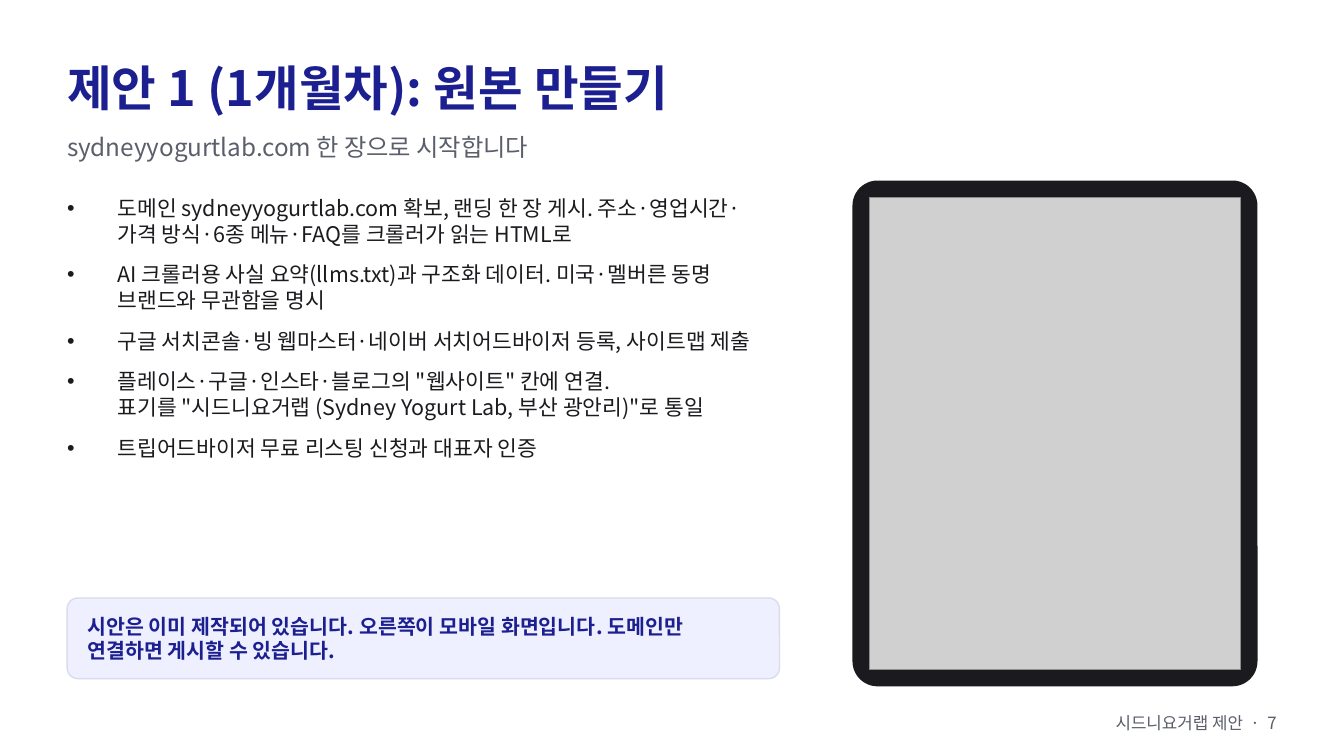
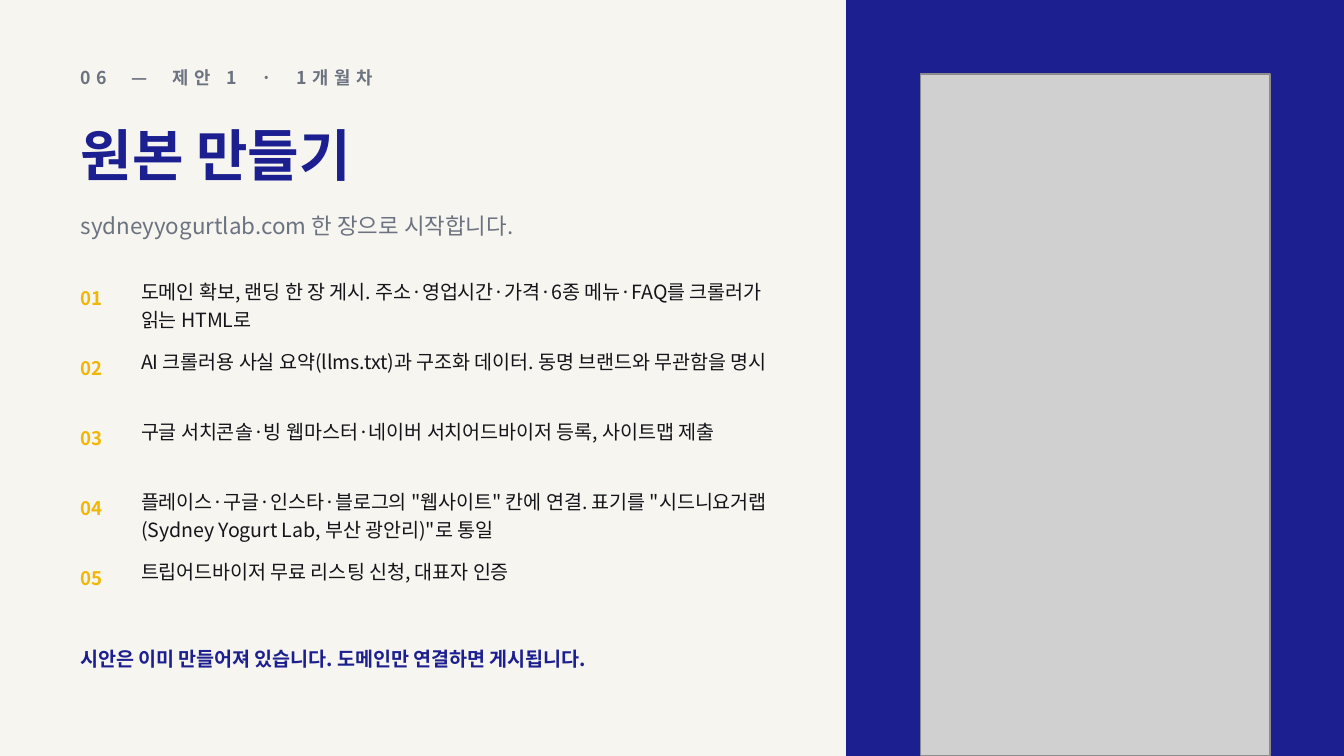
Before and after one commit to severaljama-hue/advertising-agency, a slide deck: slide 7 of docs/sydney-yogurt-lab/proposal.pptx. Drawn at 1344x756 pixels with LibreOffice and Linux fonts; fonts in the diff are those of the drawing; grey boxes stand for pictures. Boxes give left, top, right and bottom in pixels: in the first picture for what was removed or moved away, otherwise in the second. Text is boxed around its words. In the diff, an @@ line names an element or a change of style, - is before the commit and + after.

```diff
--- a/docs/sydney-yogurt-lab/proposal.pptx
+++ b/docs/sydney-yogurt-lab/proposal.pptx
@@ background #FFFFFF to #F7F5F0 @@
@@ rectangle added at box(847, 0, 1344, 755), fill #1C1F8F, outline #1C1F8F 1 pt @@
@@ text at box(81, 69, 373, 86): text changed; size 26 to 9.5 pt; text colour #1C1F8F to #6B7280 @@
-제안 1 (1개월차): 원본 만들기
+06 — 제안 1 · 1개월차
@@ picture: place and size @@
-picture at box(870, 198, 1241, 669)
+picture at box(921, 74, 1270, 755)
@@ text added at box(81, 129, 350, 181), 30 pt, text #1C1F8F, bold @@
+원본 만들기
@@ text removed at box(118, 198, 751, 458) @@
-• 도메인 sydneyyogurtlab.com 확보, 랜딩 한 장 게시. 주소·영업시간·가격 방식·6종 메뉴·FAQ를 크롤러가 읽는 HTML로
-• AI 크롤러용 사실 요약(llms.txt)과 구조화 데이터. 미국·멜버른 동명 브랜드와 무관함을 명시
-• 구글 서치콘솔·빙 웹마스터·네이버 서치어드바이저 등록, 사이트맵 제출
-• 플레이스·구글·인스타·블로그의 "웹사이트" 칸에 연결. 표기를 "시드니요거랩 (Sydney Yogurt Lab, 부산 광안리)"로 통일
-• 트립어드바이저 무료 리스팅 신청과 대표자 인증
@@ rounded rectangle removed at box(853, 181, 1257, 685) @@
@@ text at box(81, 215, 513, 239): text changed; size 13 to 12 pt; text colour #5B5E6B to #6B7280 @@
-sydneyyogurtlab.com 한 장으로 시작합니다
+sydneyyogurtlab.com 한 장으로 시작합니다.
@@ text added at box(81, 291, 103, 306), 10 pt, text #F2B705, bold @@
+01
@@ text added at box(141, 282, 762, 329), 10.5 pt, text #14151A @@
+도메인 확보, 랜딩 한 장 게시. 주소·영업시간·가격·6종 메뉴·FAQ를 크롤러가 읽는 HTML로
@@ text added at box(141, 352, 767, 373), 10.5 pt, text #14151A @@
+AI 크롤러용 사실 요약(llms.txt)과 구조화 데이터. 동명 브랜드와 무관함을 명시
@@ text added at box(81, 361, 103, 376), 10 pt, text #F2B705, bold @@
+02
@@ text added at box(81, 431, 103, 446), 10 pt, text #F2B705, bold @@
+03
@@ text added at box(141, 422, 715, 443), 10.5 pt, text #14151A @@
+구글 서치콘솔·빙 웹마스터·네이버 서치어드바이저 등록, 사이트맵 제출
@@ text added at box(81, 501, 103, 516), 10 pt, text #F2B705, bold @@
+04
@@ text added at box(141, 492, 767, 542), 10.5 pt, text #14151A @@
+플레이스·구글·인스타·블로그의 "웹사이트" 칸에 연결. 표기를 "시드니요거랩 (Sydney Yogurt Lab, 부산 광안리)"로 통일
@@ text added at box(141, 562, 509, 583), 10.5 pt, text #14151A @@
+트립어드바이저 무료 리스팅 신청, 대표자 인증
@@ rounded rectangle removed at box(67, 598, 780, 679) @@
@@ text added at box(81, 571, 103, 586), 10 pt, text #F2B705, bold @@
+05
@@ text at box(81, 649, 586, 668): text changed; size 11 to 10.5 pt @@
-시안은 이미 제작되어 있습니다. 오른쪽이 모바일 화면입니다. 도메인만 연결하면 게시할 수 있습니다.
+시안은 이미 만들어져 있습니다. 도메인만 연결하면 게시됩니다.
@@ text removed at box(1116, 715, 1276, 731) @@
-시드니요거랩 제안 · 7
```
Also in this commit, not shown: 11 other slides changed.
